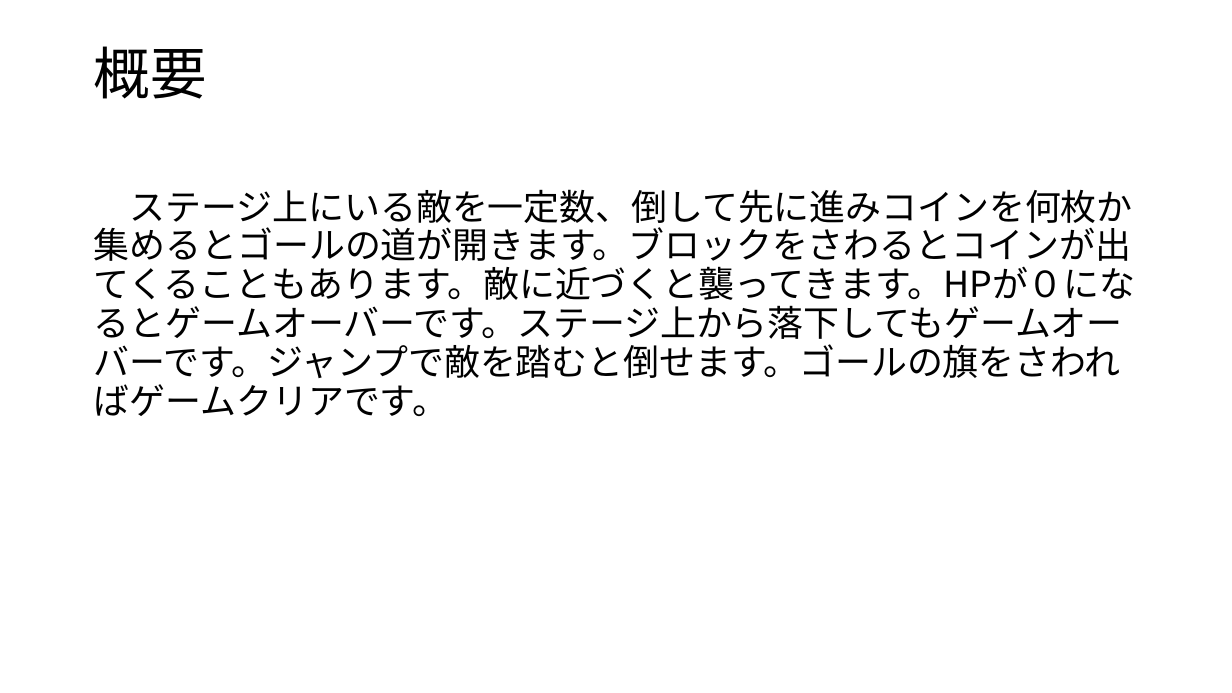
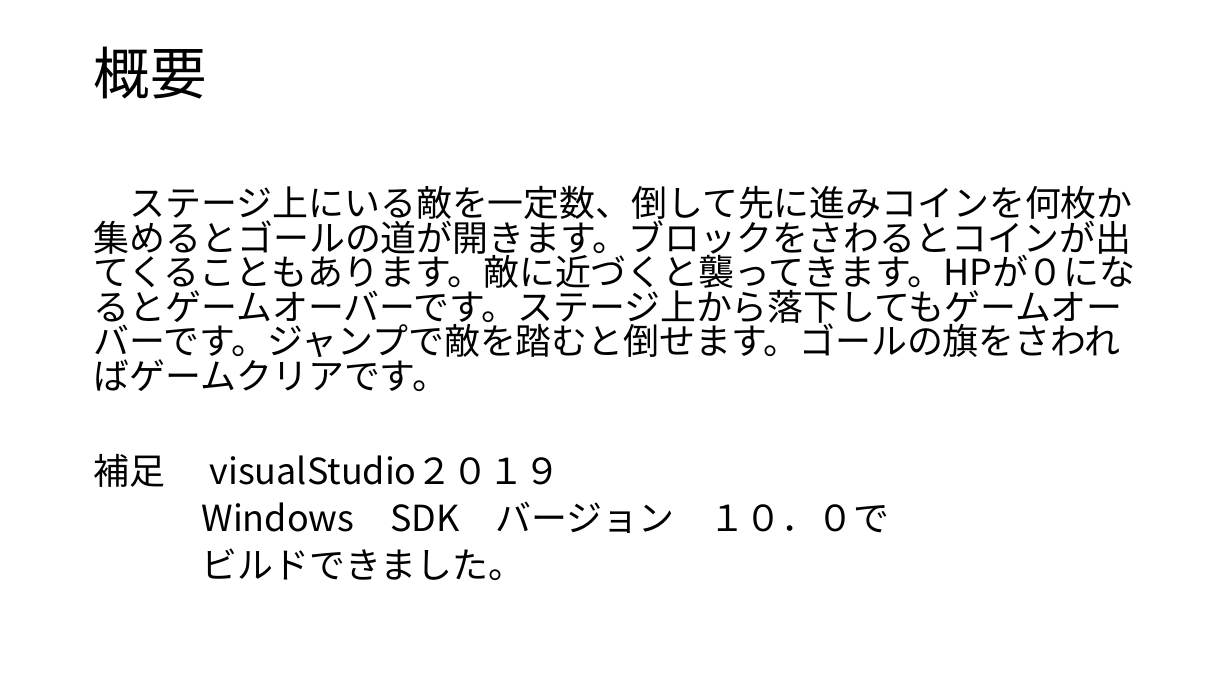
Before and after one commit to okayamasyuu/seisaku, a slide deck: slide 2 of unity制作po-.pptx. Drawn at 1232x693 pixels with LibreOffice and Linux fonts; fonts in the diff are those of the drawing. Boxes give left, top, right and bottom in pixels: in the first picture for what was removed or moved away, otherwise in the second. Text is boxed around its words. In the diff, an @@ line names an element or a change of style, - is before the commit and + after.

Commit message:
ビルドの確認

```diff
--- a/unity制作po-.pptx
+++ b/unity制作po-.pptx
@@ text at [94, 185, 1136, 391]: line spacing 0.9 to 0.8 @@
@@ text at [94, 454, 889, 580]: paragraphs added @@
+補足 visualStudio２０１９
+Windows SDK バージョン １０．０で
+ビルドできました。
```
